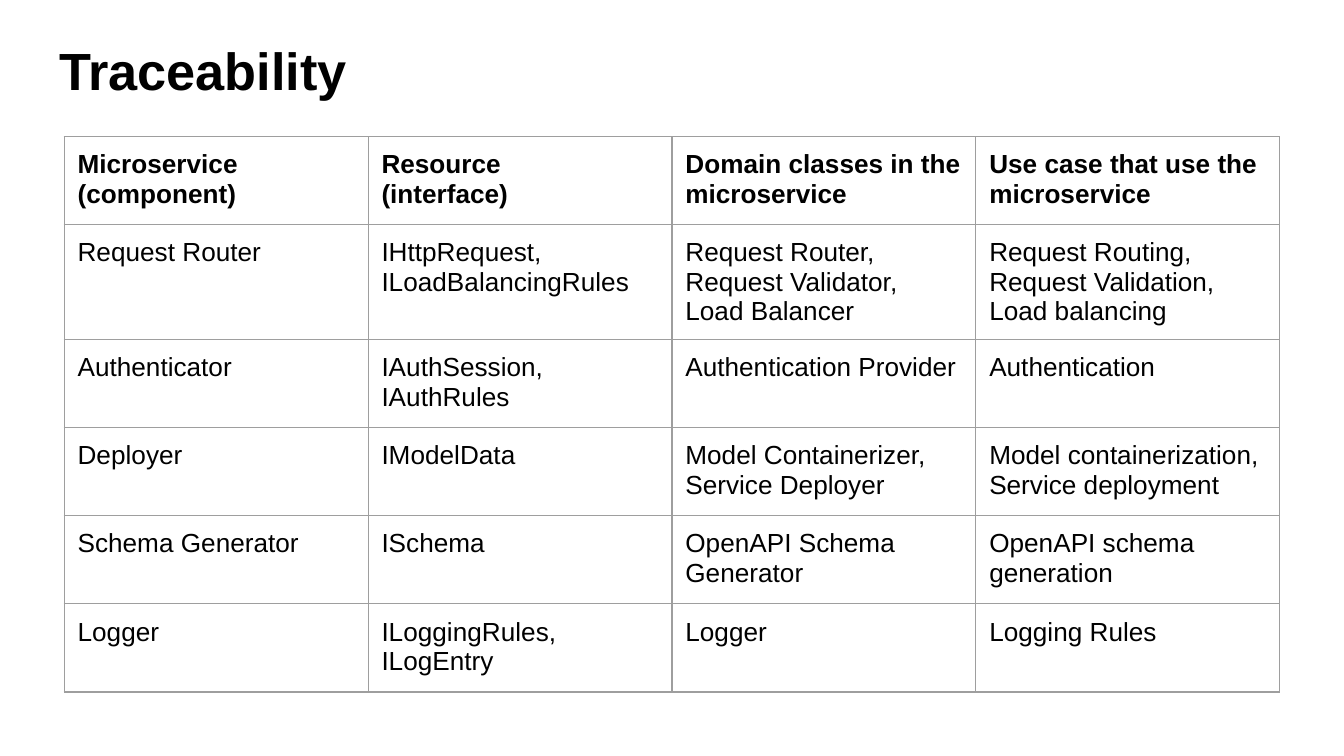
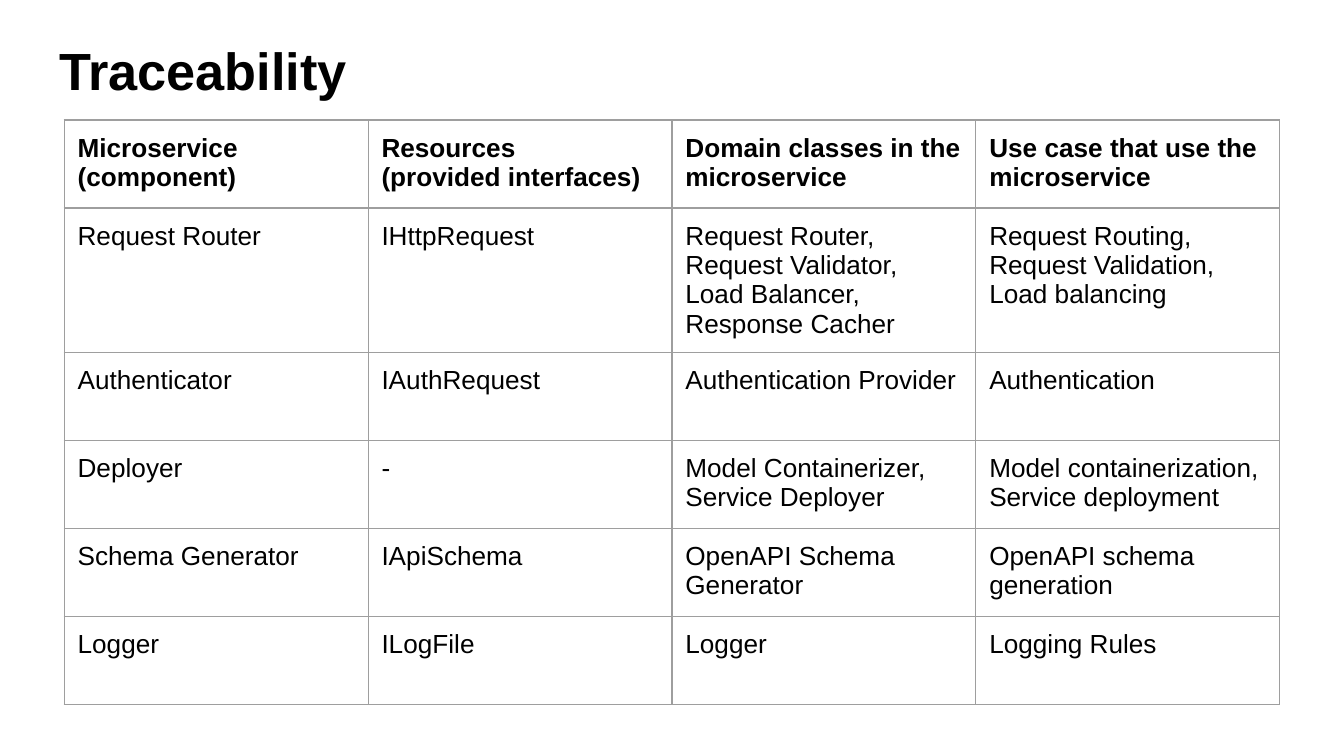
Before and after one commit to fanglores/Advanced-Software-Design, a slide deck: slide 15 of PracticeTasks/Module2/Task_9.1/Task 9.1 Resources and microservices.pptx (slide 10 before the commit). Drawn at 1344x756 pixels with LibreOffice and Linux fonts; fonts in the diff are those of the drawing. Boxes give left, top, right and bottom in pixels: in the first picture for what was removed or moved away, otherwise in the second. Text is boxed around its words. In the diff, an @@ line names an element or a change of style, - is before the commit and + after.

```diff
--- a/PracticeTasks/Module2/Task_9.1/Task 9.1 Resources and microservices.pptx
+++ b/PracticeTasks/Module2/Task_9.1/Task 9.1 Resources and microservices.pptx
@@ table at box(65, 120, 1279, 716) @@
-row 1, column 2: Resource (interface)
+row 1, column 2: Resources (provided interfaces)
-row 2, column 2: IHttpRequest, ILoadBalancingRules
+row 2, column 2: IHttpRequest
-row 2, column 3: Request Router, Request Validator, / Load Balancer
+row 2, column 3: Request Router, Request Validator, / Load Balancer, / Response Cacher
-row 3, column 2: IAuthSession, IAuthRules
+row 3, column 2: IAuthRequest
-row 4, column 2: IModelData
+row 4, column 2: -
-row 5, column 2: ISchema
+row 5, column 2: IApiSchema
-row 6, column 2: ILoggingRules, ILogEntry
+row 6, column 2: ILogFile
@@ table: place and size @@
-table at box(65, 137, 1279, 706)
+table at box(65, 120, 1279, 716)
```
Also in this commit, not shown: 5 other slides changed, 5 slides added, 5 other files.
